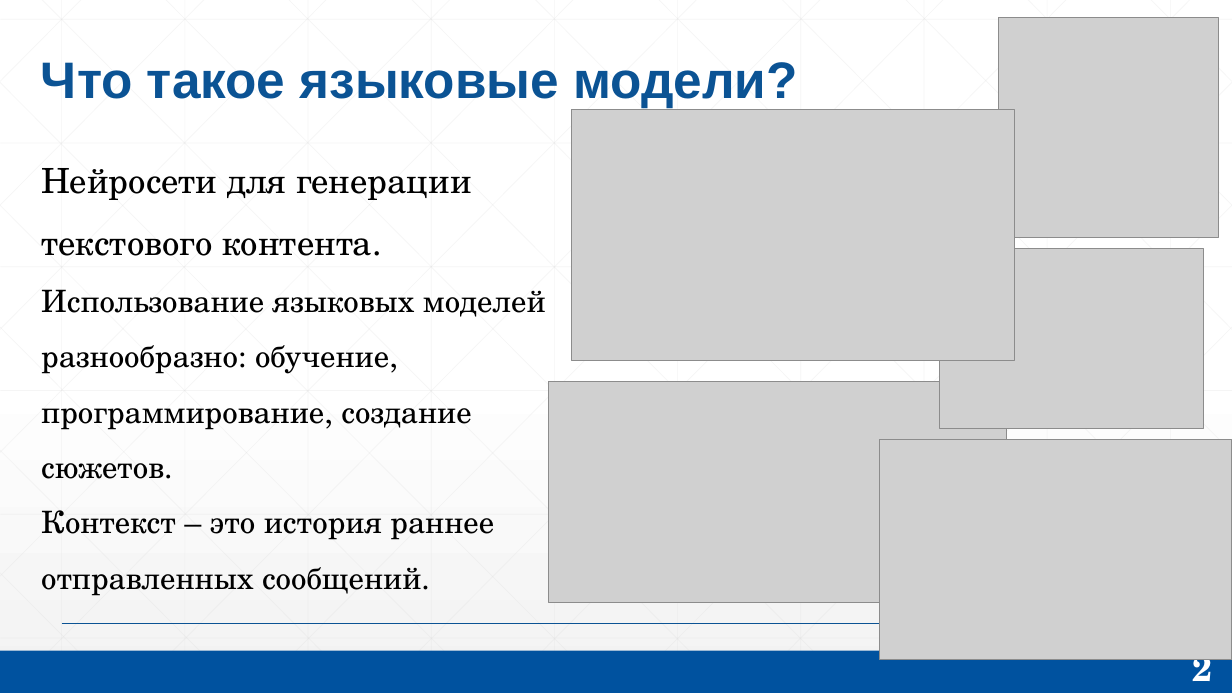
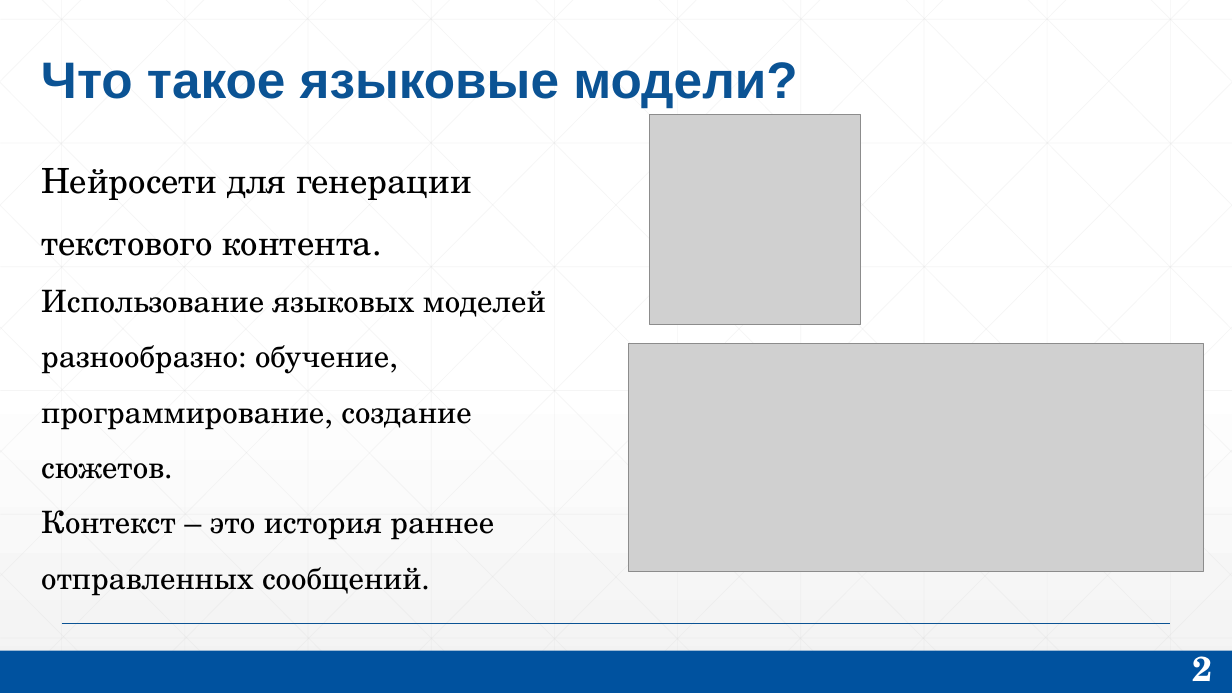
Before and after one commit to KorolOrol/OPDDungeonMaster, a slide deck: slide 2 of Презентейшн.pptx. Drawn at 1232x693 pixels with LibreOffice and Linux fonts; fonts in the diff are those of the drawing; grey boxes stand for pictures. Boxes give left, top, right and bottom in pixels: in the first picture for what was removed or moved away, otherwise in the second. Text is boxed around its words. In the diff, an @@ line names an element or a change of style, - is before the commit and + after.

```diff
--- a/Презентейшн.pptx
+++ b/Презентейшн.pptx
@@ picture removed at [999, 18, 1219, 238] @@
@@ picture removed at [572, 109, 1015, 360] @@
@@ picture added at [650, 115, 860, 325] @@
@@ picture removed at [939, 249, 1203, 428] @@
@@ picture added at [629, 344, 1203, 572] @@
@@ picture removed at [549, 382, 1007, 603] @@
@@ picture removed at [880, 439, 1232, 660] @@
```
Also in this commit, not shown: 7 other slides changed, 4 other files.
